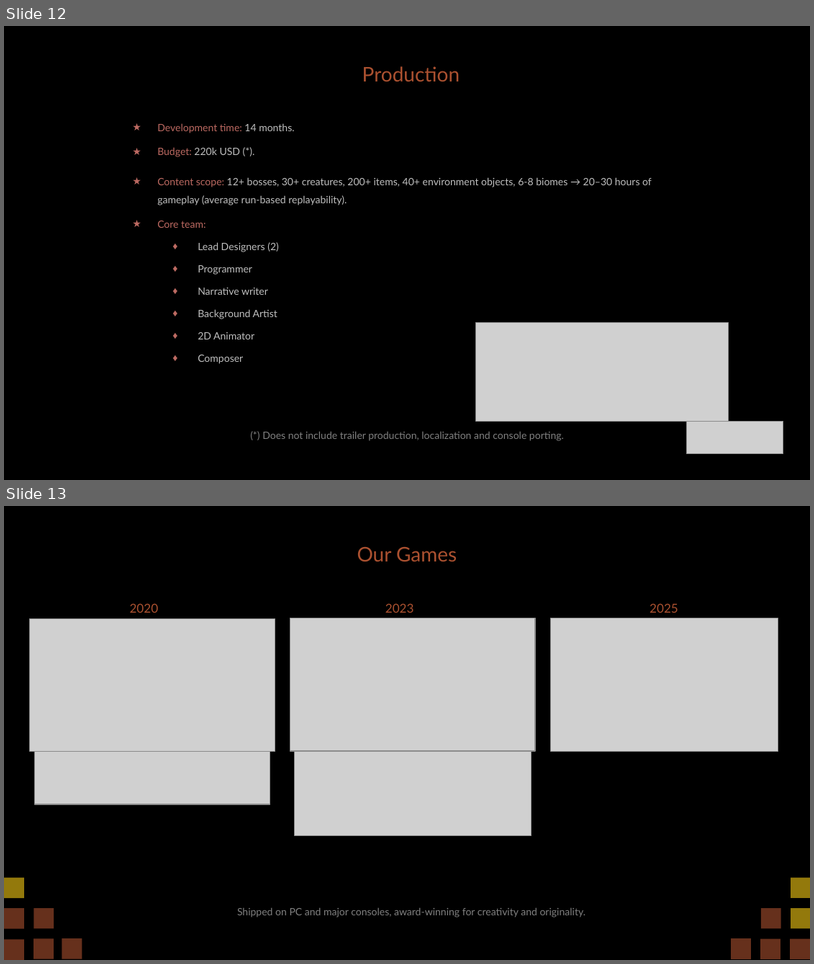
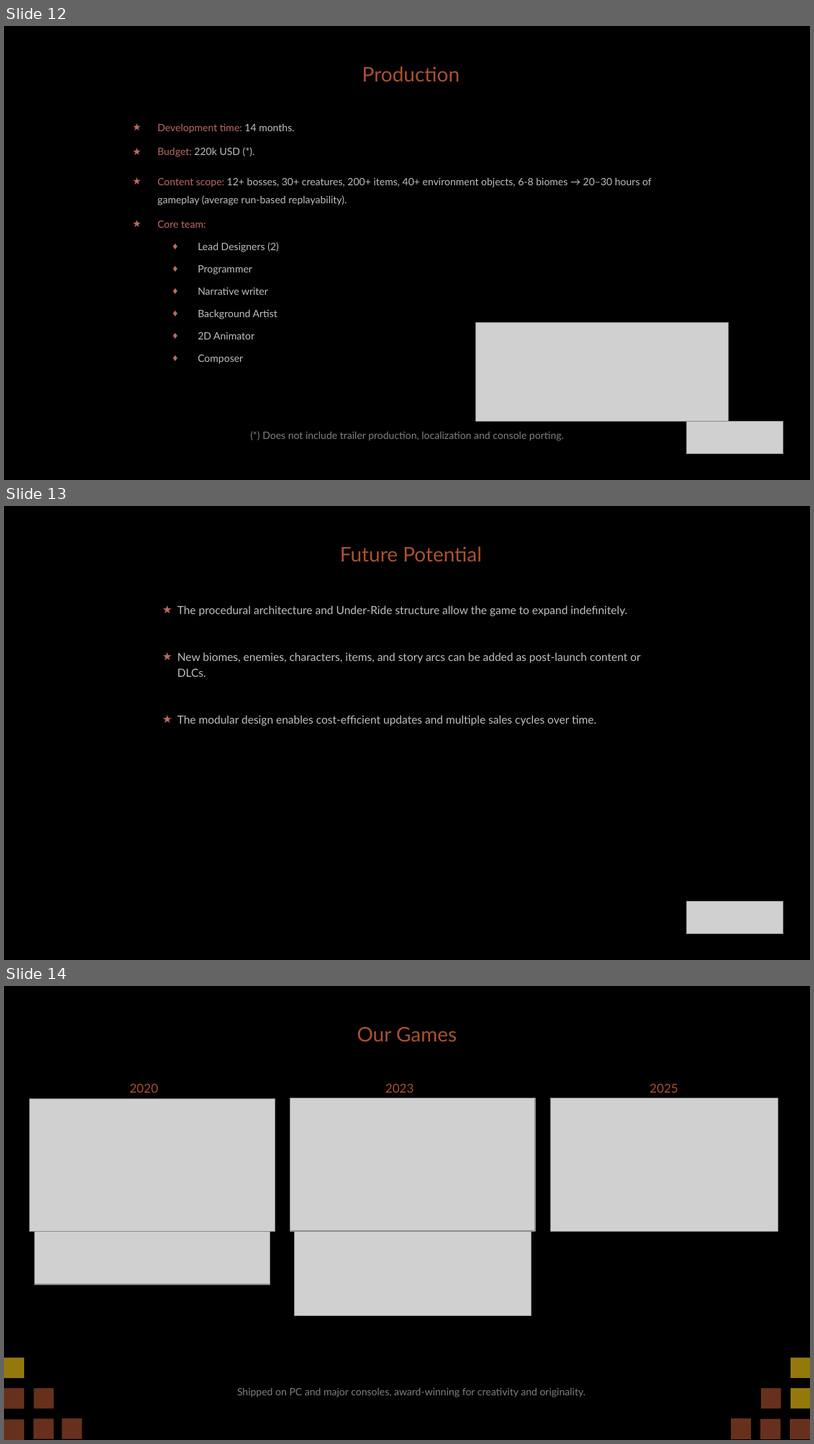
Before and after one commit to diegohcanepa/Remizione, a slide deck: Pitch Deck.pptx. Shown one above the other, each under a label of ours: slides 12 and 13 before the commit, slides 12, 13 and 14 after it. The pictures are 814x964 and 814x1444 pixels, drawn with LibreOffice and Linux fonts; fonts in the diff are those of the drawing; grey boxes stand for pictures; background and template pictures are left out. Boxes give left, top, right and bottom in pixels: in the first picture for what was removed or moved away, otherwise in the second. Text is boxed around its words. In the diff, an @@ line names an element or a change of style, - is before the commit and + after.

```diff
--- a/Pitch Deck.pptx
+++ b/Pitch Deck.pptx
@@ slide 13 added at box(4, 506, 810, 960), background picture (left out) @@
@@ text added at box(340, 546, 482, 561), 18 pt, text #AB5130 @@
+Future Potential
@@ text added at box(178, 605, 640, 726), 10 pt, text #BFBFBF @@
+★ The procedural architecture and Under-Ride structure allow the game to expand indefinitely.
+★ New biomes, enemies, characters, items, and story arcs can be added as post-launch content or DLCs.
+★ The modular design enables cost-efficient updates and multiple sales cycles over time.
@@ picture added at box(687, 901, 784, 934) @@
@@ what was slide 13 is now slide 14 @@
```
Also in this commit, not shown: 8 slides changed, 1 other slide added, 1 slide removed, 9 other files.
